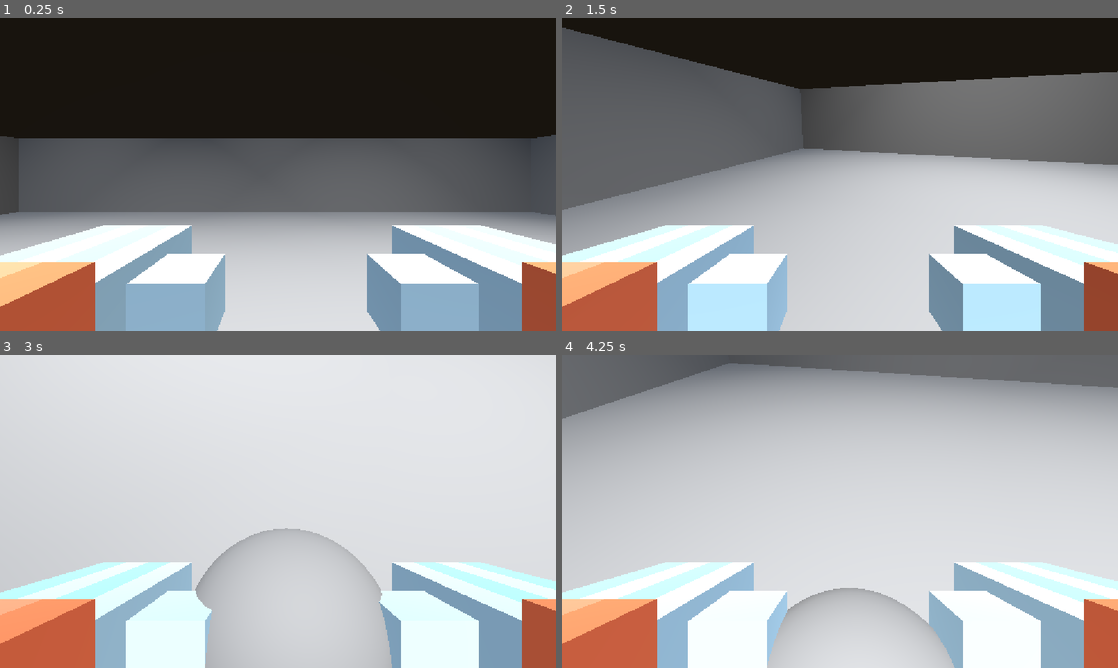
Above: before the commit, frames 1-4 (two rows, left to right).
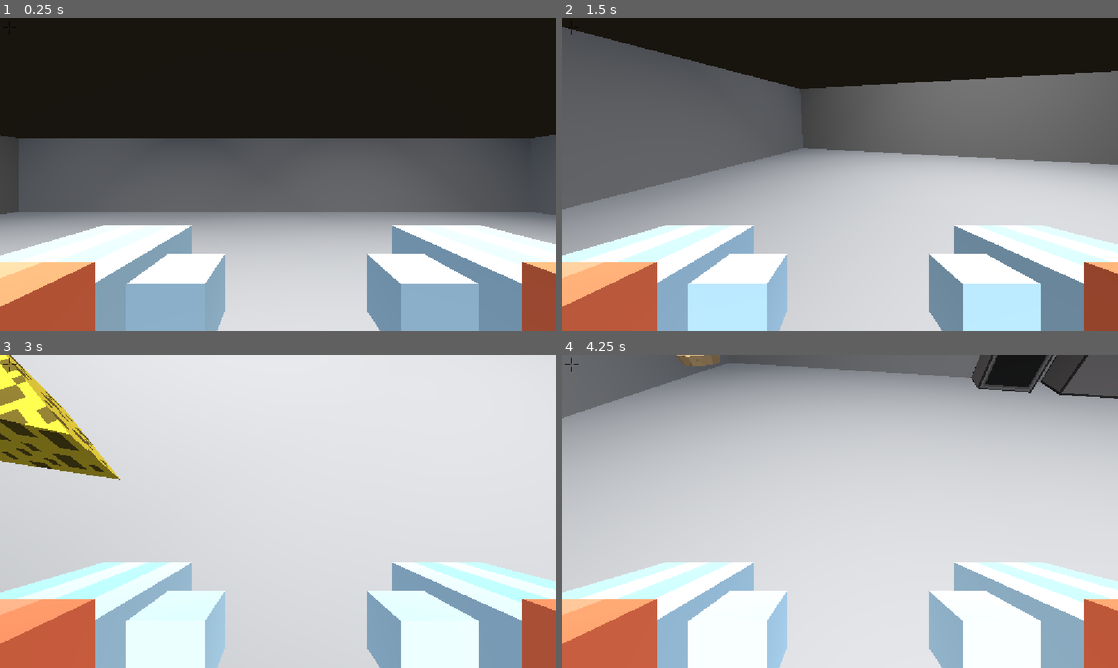
Above: after the commit, the same moments.

Repository: msoloho/Bouncy-Cooking
Game: Godot game, scene res://main.tscn
Two runs of this game, one before a commit and one after it. Both use one fixed random seed, a clock stepped at 60 frames per second and the inputs below.
Inputs (mouse positions are in pixels of both pictures, inside the frame that each line leads up to):
- Up to frame 1 (0.25 s): no input
- Up to frame 2 (1.5 s): tap Enter (ui_accept) at 0.5, 0.77 s; move the mouse to (962, 158) at 0.52 s; hold D (right) 0.53-1.28 s; move the mouse to (728, 190) at 1.27 s; hold S (backwards) from 1.28 s (still down)
- Up to frame 3 (3 s): tap Enter (ui_accept) at 1.52 s; move the mouse to (333, 442) at 2.02 s; release S (backwards) at 2.03 s; hold D (right) 2.03-2.78 s; move the mouse to (250, 574) at 2.77 s; hold W (forwards) from 2.78 s (still down)
- Up to frame 4 (4.25 s): tap Enter (ui_accept) at 3.02, 3.77 s; move the mouse to (1006, 558) at 3.52 s; release W (forwards) at 3.53 s; hold A (left) from 3.53 s (still down)

The runs differ from the first frame. In frame 1, less than 0.1% of the frame differs, in the area x 0-100%, y 37-64%; in frame 2, 0.2%; in frame 3, 7.6%, in the area x 0-71%, y 0-100%; in frame 4, 5.3%.

Commit message:
Adding other things I forgot lowk

Diff:
--- a/bouncy-cooking/main.tscn
+++ b/bouncy-cooking/main.tscn
@@ -2,7 +2,12 @@
 
 [ext_resource type="Script" uid="uid://b8drky6q5slo6" path="res://player.gd" id="1_ig7tw"]
 [ext_resource type="PackedScene" uid="uid://d0y1t8lo223o6" path="res://assets/3D models/Chef-hands.gltf" id="2_0xm2m"]
+[ext_resource type="Script" uid="uid://cakpts84eeq5l" path="res://tomato.gd" id="3_1bvp3"]
 [ext_resource type="PackedScene" uid="uid://c2r68lo3gh80s" path="res://assets/3D models/tomato.gltf" id="3_h2yge"]
+[ext_resource type="PackedScene" uid="uid://64dt43lslk83" path="res://assets/3D models/dough.gltf" id="5_lquwl"]
+[ext_resource type="PackedScene" uid="uid://dcq0b4u715gsw" path="res://assets/3D models/cheese.gltf" id="6_7mycd"]
+[ext_resource type="PackedScene" uid="uid://di1fhof2lng3s" path="res://assets/3D models/Stovetop.gltf" id="7_272bh"]
+[ext_resource type="Texture2D" uid="uid://yrchverjef7r" path="res://assets/textures/crosshair.png" id="8_5vw27"]
 
 [sub_resource type="ProceduralSkyMaterial" id="ProceduralSkyMaterial_ig7tw"]
 sky_horizon_color = Color(0.66224277, 0.6717428, 0.6867428, 1)
@@ -25,11 +30,8 @@
 [sub_resource type="BoxShape3D" id="BoxShape3D_7dm0k"]
 size = Vector3(36.77002, 0.5, 29.647705)
 
-[sub_resource type="CapsuleMesh" id="CapsuleMesh_lxt76"]
-radius = 0.25
-height = 2.0214844
-
 [sub_resource type="CapsuleShape3D" id="CapsuleShape3D_lxt76"]
+height = 3.3115234
 
 [sub_resource type="BoxMesh" id="BoxMesh_if2el"]
 size = Vector3(0.6485596, 21.101318, 36.613586)
@@ -53,6 +55,12 @@
 [sub_resource type="SphereShape3D" id="SphereShape3D_lxt76"]
 radius = 0.54373664
 
+[sub_resource type="SphereShape3D" id="SphereShape3D_3ifht"]
+radius = 0.32529467
+
+[sub_resource type="BoxShape3D" id="BoxShape3D_8b0g1"]
+size = Vector3(0.9972534, 1.265564, 0.92668915)
+
 [node name="Main" type="Node3D" unique_id=1000941574]
 
 [node name="DirectionalLight3D" type="DirectionalLight3D" parent="." unique_id=1570866742]
@@ -71,7 +79,7 @@
 mesh = SubResource("BoxMesh_qu58w")
 
 [node name="CollisionShape3D" type="CollisionShape3D" parent="FLOOR" unique_id=859566245]
-transform = Transform3D(1, 0, 0, 0, 1, 0, 0, 0, 1, 0.08325195, 0.25, -0.111450195)
+transform = Transform3D(1, 0, 0, 0, 1, 0, 0, 0, 1, 0.08325195, 5.7631993, -0.111450195)
 shape = SubResource("BoxShape3D_7dm0k")
 
 [node name="Ceiling" type="StaticBody3D" parent="." unique_id=1163009186]
@@ -88,12 +96,8 @@
 [node name="Player" type="CharacterBody3D" parent="." unique_id=312491071]
 script = ExtResource("1_ig7tw")
 
-[node name="MeshInstance3D" type="MeshInstance3D" parent="Player" unique_id=1834039689]
-transform = Transform3D(1, 0, 0, 0, 1, 0, 0, 0, 1, 0.023402333, 1.3753815, 0.010346413)
-mesh = SubResource("CapsuleMesh_lxt76")
-
 [node name="CollisionShape3D" type="CollisionShape3D" parent="Player" unique_id=2086473628]
-transform = Transform3D(1, 0, 0, 0, 1, 0, 0, 0, 1, 0, 1.2691028, 0)
+transform = Transform3D(1, 0, 0, 0, 1, 0, 0, 0, 1, 0, 1.9431448, 0)
 shape = SubResource("CapsuleShape3D_lxt76")
 
 [node name="Camera3D" type="Camera3D" parent="Player" unique_id=1001712635]
@@ -194,16 +198,78 @@
 transform = Transform3D(1, 0, 0, 0, 1, 0, 0, 0, 1, -0.30241394, 6.436385, 14.278954)
 shape = SubResource("BoxShape3D_i1ea1")
 
-[node name="RigidBody3D" type="RigidBody3D" parent="." unique_id=1141108055]
+[node name="Tomato" type="RigidBody3D" parent="." unique_id=1141108055]
 transform = Transform3D(1, 0, 0, 0, 1, 0, 0, 0, 1, 2.7810545, 1.6213737, 0)
 mass = 0.001
 physics_material_override = SubResource("PhysicsMaterial_1bvp3")
 linear_damp_mode = 1
 angular_damp_mode = 1
-
-[node name="CollisionShape3D" type="CollisionShape3D" parent="RigidBody3D" unique_id=1013695417]
+script = ExtResource("3_1bvp3")
+
+[node name="CollisionShape3D" type="CollisionShape3D" parent="Tomato" unique_id=1013695417]
 transform = Transform3D(1, 0, 0, 0, 0.7, 0, 0, 0, 1, -0.020720005, 0.28872085, 0)
 shape = SubResource("SphereShape3D_lxt76")
 
-[node name="tomato" parent="RigidBody3D" unique_id=1066163281 instance=ExtResource("3_h2yge")]
+[node name="tomato" parent="Tomato" unique_id=1066163281 instance=ExtResource("3_h2yge")]
 transform = Transform3D(1, 0, 0, 0, 1, 0, 0, 0, 1, 0, -0.28976607, 0)
+
+[node name="Dough" type="RigidBody3D" parent="." unique_id=330304791]
+transform = Transform3D(1, 0, 0, 0, 1, 0, 0, 0, 1, 2.7810545, 1.6213737, 3.5679698)
+mass = 0.001
+physics_material_override = SubResource("PhysicsMaterial_1bvp3")
+linear_damp_mode = 1
+angular_damp_mode = 1
+script = ExtResource("3_1bvp3")
+
+[node name="CollisionShape3D" type="CollisionShape3D" parent="Dough" unique_id=1763703518]
+transform = Transform3D(1, 0, 0, 0, 0.7, 0, 0, 0, 1, 0.01157403, 0.21712208, 0.06422377)
+shape = SubResource("SphereShape3D_lxt76")
+
+[node name="dough" parent="Dough" unique_id=1350027880 instance=ExtResource("5_lquwl")]
+
+[node name="cheese" type="RigidBody3D" parent="." unique_id=770695485]
+transform = Transform3D(1, 0, 0, 0, 1, 0, 0, 0, 1, 2.7810545, 1.6213737, 5.484545)
+mass = 0.001
+physics_material_override = SubResource("PhysicsMaterial_1bvp3")
+linear_damp_mode = 1
+angular_damp_mode = 1
+script = ExtResource("3_1bvp3")
+
+[node name="cheese" parent="cheese" unique_id=755400895 instance=ExtResource("6_7mycd")]
+transform = Transform3D(1, 0, 0, 0, 1, 0, 0, 0, 1, 0, 0, 0.016785145)
+
+[node name="CollisionShape3D" type="CollisionShape3D" parent="cheese" unique_id=1197485841]
+transform = Transform3D(1, 0, 0, 0, 1, 0, 0, 0, 1, -0.0054905415, 0.13669181, -0.13628197)
+shape = SubResource("SphereShape3D_3ifht")
+
+[node name="Stovetop" type="StaticBody3D" parent="." unique_id=350102538]
+transform = Transform3D(-1, 0, 8.742278e-08, 0, 1, 0, -8.742278e-08, 0, -1, 0.006603241, 0.058793426, 12.010496)
+
+[node name="stovetop" parent="Stovetop" unique_id=526140628 instance=ExtResource("7_272bh")]
+transform = Transform3D(-0.36399993, 0, -2.9247852e-08, 0, 0.38880002, 0, 3.1821887e-08, 0, -0.33455646, 0.01843082, 0.025417686, -0.5088606)
+
+[node name="CollisionShape3D" type="CollisionShape3D" parent="Stovetop" unique_id=1541813515]
+transform = Transform3D(2.1565359, 0, 0, 0, 1.9971879, 0, 0, 0, 1.9971879, -0.42616612, 0.9034401, -0.9247236)
+shape = SubResource("BoxShape3D_8b0g1")
+
+[node name="Doughmaker" type="StaticBody3D" parent="." unique_id=1907109504]
+transform = Transform3D(-1, 0, -8.742278e-08, 0, 1, 0, 8.742278e-08, 0, -1, 3.245058, -0.012025833, -0.008513212)
+
+[node name="doughmaker" parent="Doughmaker" unique_id=1750970336 instance=ExtResource("7_272bh")]
+transform = Transform3D(0.36391917, -5.8613413e-08, -0.0070461035, 5.4429236e-08, 0.38880014, -1.9966354e-08, 0.0076662153, 2.1974053e-08, 0.33448222, -0.5841434, 0.045446992, -13.415393)
+
+[node name="CollisionShape3D" type="CollisionShape3D" parent="Doughmaker" unique_id=254065465]
+transform = Transform3D(1.9971879, 0, 0, 0, 1.9971879, 0, 0, 0, 1.9971879, -0.14749312, 0.90959597, -12.963295)
+shape = SubResource("BoxShape3D_8b0g1")
+
+[node name="CanvasLayer" type="CanvasLayer" parent="." unique_id=896517842]
+
+[node name="CenterContainer" type="CenterContainer" parent="CanvasLayer" unique_id=1428317345]
+offset_right = 40.0
+offset_bottom = 40.0
+
+[node name="TextureRect" type="TextureRect" parent="CanvasLayer/CenterContainer" unique_id=1655248905]
+custom_minimum_size = Vector2(32, 32)
+layout_mode = 2
+texture = ExtResource("8_5vw27")
+expand_mode = 1
--- a/bouncy-cooking/player.gd
+++ b/bouncy-cooking/player.gd
@@ -2,6 +2,7 @@
 
 const SPEED = 7.0
 const JUMP_VELOCITY = 4.5
+const PUSH_FORCE = 0.05
 
 var look_dir: Vector2
 @onready var camera = $Camera3D
@@ -40,6 +41,14 @@
 	_camera_rotate(delta)
 	move_and_slide()
 
+	for i in get_slide_collision_count():
+		var collision = get_slide_collision(i)
+		var collider = collision.get_collider()
+		if collider is RigidBody3D:
+			var push_dir = -collision.get_normal()
+			push_dir.y = max(push_dir.y, 0.5)
+			collider.apply_central_impulse(push_dir.normalized() * PUSH_FORCE / 5)
+
 func _input(event: InputEvent):
 	if event is InputEventMouseMotion: look_dir = event.relative * 0.01
 
--- /dev/null
+++ b/bouncy-cooking/tomato.gd
@@ -0,0 +1,8 @@
+extends RigidBody3D
+
+# Called when the node enters the scene tree for the first time.
+func _ready() -> void:
+	pass
+# Called every frame. 'delta' is the elapsed time since the previous frame.
+func _process(delta: float) -> void:
+	pass
Binary file added: bouncy-cooking/assets/textures/crosshair.png
Not shown, added: bouncy-cooking/assets/textures/crosshair.png.import
Not shown, added: bouncy-cooking/assets/textures/pizza tray.gltf.import
Binary file added: bouncy-cooking/assets/textures/pizza tray_0.png
Not shown, added: bouncy-cooking/assets/textures/pizza tray_0.png.import
Not shown, added: bouncy-cooking/assets/textures/pizza-dough-tex.png.import
Not shown, added: bouncy-cooking/assets/textures/pizza-mixture-tex.png.import
Not shown, added: bouncy-cooking/tomato.gd.uid
Not shown, added: bouncy-cooking/main.tscn1101218799.tmp
Not shown, added: bouncy-cooking/main.tscn1108099602.tmp
